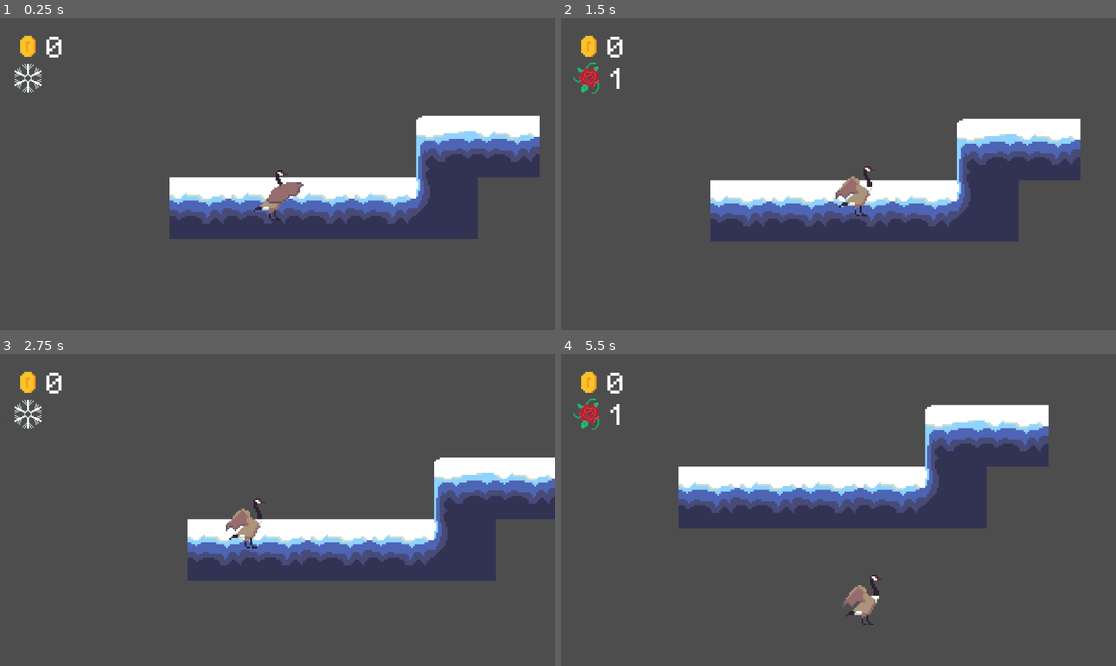
Above: before the commit, frames 1-4 (two rows, left to right).
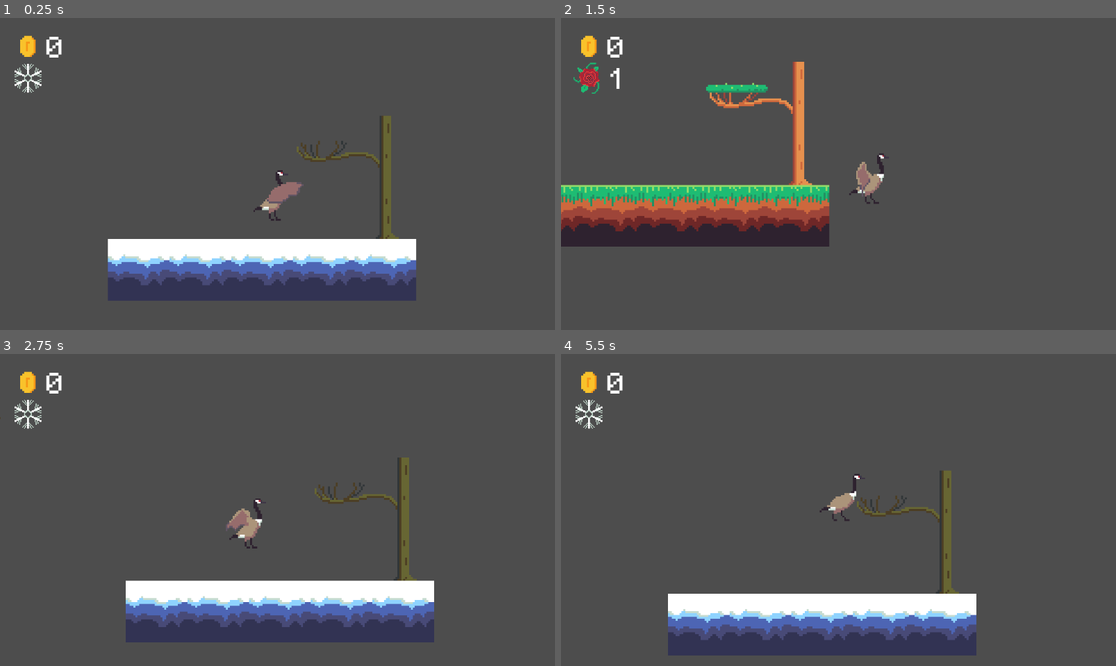
Above: after the commit, the same moments.

Repository: jbroberg42/Spring_Jam_2026
Game: Godot game, scene res://scenes/level0.tscn
Two runs of this game, one before a commit and one after it. Both use one fixed random seed, a clock stepped at 60 frames per second and the inputs below. This scene is started directly instead of the project's main scene.
Inputs:
- Up to frame 1 (0.25 s): no input
- Up to frame 2 (1.5 s): hold D (move_right) from 0.53 s (still down); tap E (switch) at 0.6, 1.35 s; tap Space (jump) at 0.77 s
- Up to frame 3 (2.75 s): tap Space (jump) at 1.52 s; release D (move_right) at 2.03 s; hold A (move_left) from 2.03 s (still down); tap E (switch) at 2.1 s
- Up to frame 4 (5.5 s): release A (move_left) at 2.78 s; hold D (move_right) 2.78-4.28 s; tap E (switch) every 0.75 s from 2.85 to 5.1 s; tap Space (jump) at 3.02, 3.77, 4.52 s; hold A (move_left) 4.28-5.03 s; hold D (move_right) from 5.03 s (still down)

The runs differ from the first frame. In frame 1, 26% of the frame differs, in the area x 19-98%, y 31-91%; in frame 2, 23%; in frame 3, 27%; in frame 4, 27%, in the area x 2-88%, y 14-97%.

Commit message:
tilemaplayers node

Diff:
--- a/scenes/game.tscn
+++ b/scenes/game.tscn
@@ -296,7 +296,8 @@
 position = Vector2(128, 64)
 
 [node name="BlueSky" parent="." unique_id=2020679628 instance=ExtResource("14_trtic")]
-scroll_offset = Vector2(905, 410)
+scale = Vector2(2.288371, 1.3417726)
+scroll_offset = Vector2(575.00006, 325)
 
 [connection signal="spring" from="GameManager" to="HUD/Control/VBoxContainer/Season_controller" method="_on_game_manager_spring"]
 [connection signal="winter" from="GameManager" to="HUD/Control/VBoxContainer/Season_controller" method="_on_game_manager_winter"]
--- a/scenes/level0.tscn
+++ b/scenes/level0.tscn
@@ -1,79 +1,28 @@
 [gd_scene format=4 uid="uid://dace6iugog45x"]
 
 [ext_resource type="PackedScene" uid="uid://cgphpsr53so7u" path="res://scenes/game_manager.tscn" id="1_pil2j"]
+[ext_resource type="PackedScene" uid="uid://bjl6gx66ififc" path="res://scenes/map_layers.tscn" id="2_cm1v6"]
 [ext_resource type="PackedScene" uid="uid://cayewvh386mlo" path="res://scenes/player.tscn" id="3_psh0x"]
 [ext_resource type="PackedScene" uid="uid://cdsksi2n4eyfj" path="res://scenes/killzone.tscn" id="4_ac0cw"]
 [ext_resource type="PackedScene" uid="uid://brsw35h7doxjk" path="res://scenes/score.tscn" id="5_wbr6d"]
 [ext_resource type="PackedScene" uid="uid://dqmtby6fooixc" path="res://scenes/season_controller.tscn" id="6_2uuj8"]
-[ext_resource type="Texture2D" uid="uid://cbmanyuxq5gg0" path="res://assets/sprites/WinterTileSet.png" id="7_wrnl3"]
-[ext_resource type="Texture2D" uid="uid://dkby3rum8x4ap" path="res://assets/sprites/SpringTileSet.png" id="8_6q6d4"]
 [ext_resource type="PackedScene" uid="uid://cdla4ro8ecejr" path="res://scenes/snowman.tscn" id="8_6xkrd"]
-[ext_resource type="Script" uid="uid://c1jfq1vsyfrdr" path="res://scripts/season_sensitive_tilemap.gd" id="8_tcqsn"]
 
 [sub_resource type="WorldBoundaryShape2D" id="WorldBoundaryShape2D_p57ef"]
 distance = -2.0
-
-[sub_resource type="TileSetAtlasSource" id="TileSetAtlasSource_6q6d4"]
-texture = ExtResource("7_wrnl3")
-texture_region_size = Vector2i(32, 32)
-21:8/0 = 0
-22:8/0 = 0
-22:9/0 = 0
-23:9/0 = 0
-22:10/0 = 0
-22:11/0 = 0
-22:12/0 = 0
-22:13/0 = 0
-21:14/0 = 0
-22:14/0 = 0
-23:14/0 = 0
-25:14/0 = 0
-21:15/0 = 0
-22:15/0 = 0
-23:15/0 = 0
-25:15/0 = 0
-20:16/0 = 0
-21:16/0 = 0
-23:16/0 = 0
-24:16/0 = 0
-25:16/0 = 0
-26:16/0 = 0
-
-[sub_resource type="TileSetAtlasSource" id="TileSetAtlasSource_l3elg"]
-texture = ExtResource("8_6q6d4")
-texture_region_size = Vector2i(32, 32)
-21:8/0 = 0
-22:8/0 = 0
-22:9/0 = 0
-23:9/0 = 0
-22:10/0 = 0
-22:11/0 = 0
-22:12/0 = 0
-22:13/0 = 0
-21:14/0 = 0
-22:14/0 = 0
-23:14/0 = 0
-25:14/0 = 0
-21:15/0 = 0
-22:15/0 = 0
-23:15/0 = 0
-25:15/0 = 0
-20:16/0 = 0
-21:16/0 = 0
-23:16/0 = 0
-24:16/0 = 0
-25:16/0 = 0
-26:16/0 = 0
-
-[sub_resource type="TileSet" id="TileSet_l3elg"]
-tile_size = Vector2i(32, 32)
-sources/2 = SubResource("TileSetAtlasSource_6q6d4")
-sources/3 = SubResource("TileSetAtlasSource_l3elg")
 
 [node name="level0" type="Node2D" unique_id=874965567]
 
 [node name="GameManager" parent="." unique_id=1990519776 instance=ExtResource("1_pil2j")]
 unique_name_in_owner = true
+
+[node name="map_layers" parent="." unique_id=906720902 instance=ExtResource("2_cm1v6")]
+
+[node name="winter_layer" parent="map_layers" index="0" unique_id=608528123]
+tile_map_data = PackedByteArray("AAD+/wEAAQAWAA4AAAD//wEAAQAWAA4AAAAAAAEAAQAWAA4AAAABAAEAAQAWAA4AAAACAAEAAQAWAA4AAAACAAAAAQAWAA0AAAABAP//AQAVAAgAAAACAP//AQAWAAgAAAA=")
+
+[node name="spring_layer" parent="map_layers" index="1" unique_id=698821074]
+tile_map_data = PackedByteArray("AAD+/wEAAwAWAA4AAAD//wEAAwAWAA4AAAAAAAEAAwAWAA4AAAABAAEAAwAWAA4AAAACAAEAAwAWAA4AAAACAAAAAwAWAA0AAAACAP//AwAWAAgAAAABAP//AwAVAAgAAAA=")
 
 [node name="Player" parent="." unique_id=1867319898 instance=ExtResource("3_psh0x")]
 position = Vector2(24, -7)
@@ -121,10 +70,7 @@
 [node name="Snowman" parent="." unique_id=1341636080 instance=ExtResource("8_6xkrd")]
 position = Vector2(-152, -38)
 
-[node name="season_sensitive_tilemap" type="TileMapLayer" parent="." unique_id=140547937]
-tile_map_data = PackedByteArray("AAD//wAAAgAWAA4AAAAAAAAAAgAWAA4AAAABAAAAAgAWAA4AAAACAAAAAgAWAA4AAAADAAAAAgAVABAAAAADAP//AgAVAA4AAAAEAP//AgAWAA4AAAA=")
-tile_set = SubResource("TileSet_l3elg")
-script = ExtResource("8_tcqsn")
-
 [connection signal="spring" from="GameManager" to="HUD/Control/VBoxContainer/Season_controller" method="_on_game_manager_spring"]
 [connection signal="winter" from="GameManager" to="HUD/Control/VBoxContainer/Season_controller" method="_on_game_manager_winter"]
+
+[editable path="map_layers"]
--- /dev/null
+++ b/scenes/map_layers.tscn
@@ -0,0 +1,104 @@
+[gd_scene format=3 uid="uid://bjl6gx66ififc"]
+
+[ext_resource type="Texture2D" uid="uid://cbmanyuxq5gg0" path="res://assets/sprites/WinterTileSet.png" id="1_21cy3"]
+[ext_resource type="Script" uid="uid://bpn65pqnex3op" path="res://scripts/map_layers.gd" id="1_pq3wk"]
+[ext_resource type="Texture2D" uid="uid://dkby3rum8x4ap" path="res://assets/sprites/SpringTileSet.png" id="2_pq3wk"]
+
+[sub_resource type="TileSetAtlasSource" id="TileSetAtlasSource_b2cu3"]
+texture = ExtResource("1_21cy3")
+texture_region_size = Vector2i(32, 32)
+21:8/0 = 0
+22:8/0 = 0
+22:9/0 = 0
+23:9/0 = 0
+22:10/0 = 0
+22:11/0 = 0
+22:12/0 = 0
+22:13/0 = 0
+21:14/0 = 0
+21:14/0/physics_layer_0/polygon_0/points = PackedVector2Array(-16, -16, 16, -16, 16, 16, -16, 16)
+22:14/0 = 0
+22:14/0/physics_layer_0/polygon_0/points = PackedVector2Array(-16, -16, 16, -16, 16, 16, -16, 16)
+23:14/0 = 0
+23:14/0/physics_layer_0/polygon_0/points = PackedVector2Array(-16, -16, 16, -16, 16, 16, -16, 16)
+25:14/0 = 0
+25:14/0/physics_layer_0/polygon_0/points = PackedVector2Array(-16, -16, 16, -16, 16, 16, -16, 16)
+21:15/0 = 0
+21:15/0/physics_layer_0/polygon_0/points = PackedVector2Array(-16, -16, 16, -16, 16, 16, -16, 16)
+22:15/0 = 0
+22:15/0/physics_layer_0/polygon_0/points = PackedVector2Array(-16, -16, 16, -16, 16, 16, -16, 16)
+23:15/0 = 0
+23:15/0/physics_layer_0/polygon_0/points = PackedVector2Array(-16, -16, 16, -16, 16, 16, -16, 16)
+25:15/0 = 0
+25:15/0/physics_layer_0/polygon_0/points = PackedVector2Array(-16, -16, 16, -16, 16, 16, -16, 16)
+20:16/0 = 0
+20:16/0/physics_layer_0/polygon_0/points = PackedVector2Array(-16, -16, 16, -16, 16, 16, -16, 16)
+21:16/0 = 0
+21:16/0/physics_layer_0/polygon_0/points = PackedVector2Array(-16, -16, 16, -16, 16, 16, -16, 16)
+23:16/0 = 0
+23:16/0/physics_layer_0/polygon_0/points = PackedVector2Array(-16, -16, 16, -16, 16, 16, -16, 16)
+24:16/0 = 0
+24:16/0/physics_layer_0/polygon_0/points = PackedVector2Array(-16, -16, 16, -16, 16, 16, -16, 16)
+25:16/0 = 0
+25:16/0/physics_layer_0/polygon_0/points = PackedVector2Array(-16, -16, 16, -16, 16, 16, -16, 16)
+26:16/0 = 0
+26:16/0/physics_layer_0/polygon_0/points = PackedVector2Array(-16, -16, 16, -16, 16, 16, -16, 16)
+
+[sub_resource type="TileSetAtlasSource" id="TileSetAtlasSource_2hll8"]
+texture = ExtResource("2_pq3wk")
+texture_region_size = Vector2i(32, 32)
+21:8/0 = 0
+21:8/0/physics_layer_0/polygon_0/points = PackedVector2Array(-16, -4.0306797, 16, -4.0306797, 16, -0.35049438, -16, 0)
+22:8/0 = 0
+22:9/0 = 0
+23:9/0 = 0
+23:9/0/physics_layer_0/polygon_0/points = PackedVector2Array(-16, -4.0306797, 16, -4.0306797, 16, -0.35049438, -16, 0)
+22:10/0 = 0
+22:11/0 = 0
+22:12/0 = 0
+22:13/0 = 0
+21:14/0 = 0
+21:14/0/physics_layer_0/polygon_0/points = PackedVector2Array(-16, -16, 16, -16, 16, 16, -16, 16)
+22:14/0 = 0
+22:14/0/physics_layer_0/polygon_0/points = PackedVector2Array(-16, -16, 16, -16, 16, 16, -16, 16)
+23:14/0 = 0
+23:14/0/physics_layer_0/polygon_0/points = PackedVector2Array(-16, -16, 16, -16, 16, 16, -16, 16)
+25:14/0 = 0
+25:14/0/physics_layer_0/polygon_0/points = PackedVector2Array(-16, -16, 16, -16, 16, 16, -16, 16)
+21:15/0 = 0
+21:15/0/physics_layer_0/polygon_0/points = PackedVector2Array(-16, -16, 16, -16, 16, 16, -16, 16)
+22:15/0 = 0
+22:15/0/physics_layer_0/polygon_0/points = PackedVector2Array(-16, -16, 16, -16, 16, 16, -16, 16)
+23:15/0 = 0
+23:15/0/physics_layer_0/polygon_0/points = PackedVector2Array(-16, -16, 16, -16, 16, 16, -16, 16)
+25:15/0 = 0
+25:15/0/physics_layer_0/polygon_0/points = PackedVector2Array(-16, -16, 16, -16, 16, 16, -16, 16)
+20:16/0 = 0
+20:16/0/physics_layer_0/polygon_0/points = PackedVector2Array(-16, -16, 16, -16, 16, 16, -16, 16)
+21:16/0 = 0
+21:16/0/physics_layer_0/polygon_0/points = PackedVector2Array(-16, -16, 16, -16, 16, 16, -16, 16)
+23:16/0 = 0
+23:16/0/physics_layer_0/polygon_0/points = PackedVector2Array(-16, -16, 16, -16, 16, 16, -16, 16)
+24:16/0 = 0
+24:16/0/physics_layer_0/polygon_0/points = PackedVector2Array(-16, -16, 16, -16, 16, 16, -16, 16)
+25:16/0 = 0
+25:16/0/physics_layer_0/polygon_0/points = PackedVector2Array(-16, -16, 16, -16, 16, 16, -16, 16)
+26:16/0 = 0
+26:16/0/physics_layer_0/polygon_0/points = PackedVector2Array(-16, -16, 16, -16, 16, 16, -16, 16)
+
+[sub_resource type="TileSet" id="TileSet_o6pqg"]
+tile_size = Vector2i(32, 32)
+physics_layer_0/collision_layer = 1
+sources/1 = SubResource("TileSetAtlasSource_b2cu3")
+sources/3 = SubResource("TileSetAtlasSource_2hll8")
+
+[node name="map_layers" type="Node2D" unique_id=906720902]
+script = ExtResource("1_pq3wk")
+
+[node name="winter_layer" type="TileMapLayer" parent="." unique_id=608528123]
+tile_map_data = PackedByteArray(0, 0, 254, 255, 1, 0, 1, 0, 22, 0, 14, 0, 0, 0, 255, 255, 1, 0, 1, 0, 22, 0, 14, 0, 0, 0, 0, 0, 1, 0, 1, 0, 22, 0, 14, 0, 0, 0, 1, 0, 1, 0, 1, 0, 22, 0, 14, 0, 0, 0, 2, 0, 1, 0, 1, 0, 22, 0, 14, 0, 0, 0)
+tile_set = SubResource("TileSet_o6pqg")
+
+[node name="spring_layer" type="TileMapLayer" parent="." unique_id=698821074]
+tile_map_data = PackedByteArray(0, 0, 254, 255, 1, 0, 3, 0, 22, 0, 14, 0, 0, 0, 255, 255, 1, 0, 3, 0, 22, 0, 14, 0, 0, 0, 0, 0, 1, 0, 3, 0, 22, 0, 14, 0, 0, 0, 1, 0, 1, 0, 3, 0, 22, 0, 14, 0, 0, 0, 2, 0, 1, 0, 3, 0, 22, 0, 14, 0, 0, 0)
+tile_set = SubResource("TileSet_o6pqg")
--- /dev/null
+++ b/scripts/map_layers.gd
@@ -0,0 +1,23 @@
+extends Node2D
+
+@onready var game_manager: Node = %GameManager
+
+func _ready():
+
+	# connect signals with code.  Otherwise you have to connect each mob manually.  Which sucks.
+	game_manager.spring.connect(_on_game_manager_spring)
+	game_manager.winter.connect(_on_game_manager_winter)
+
+	if GameState.is_winter:
+		_on_game_manager_winter()
+	else:
+		_on_game_manager_spring()
+
+
+func _on_game_manager_spring() -> void:
+	$winter_layer.hide()
+	$spring_layer.show()
+
+func _on_game_manager_winter() -> void:
+	$winter_layer.show()
+	$spring_layer.hide()
Not shown: 1 places in scenes/game.tscn that only renumber resources
Not shown, added: scripts/map_layers.gd.uid
